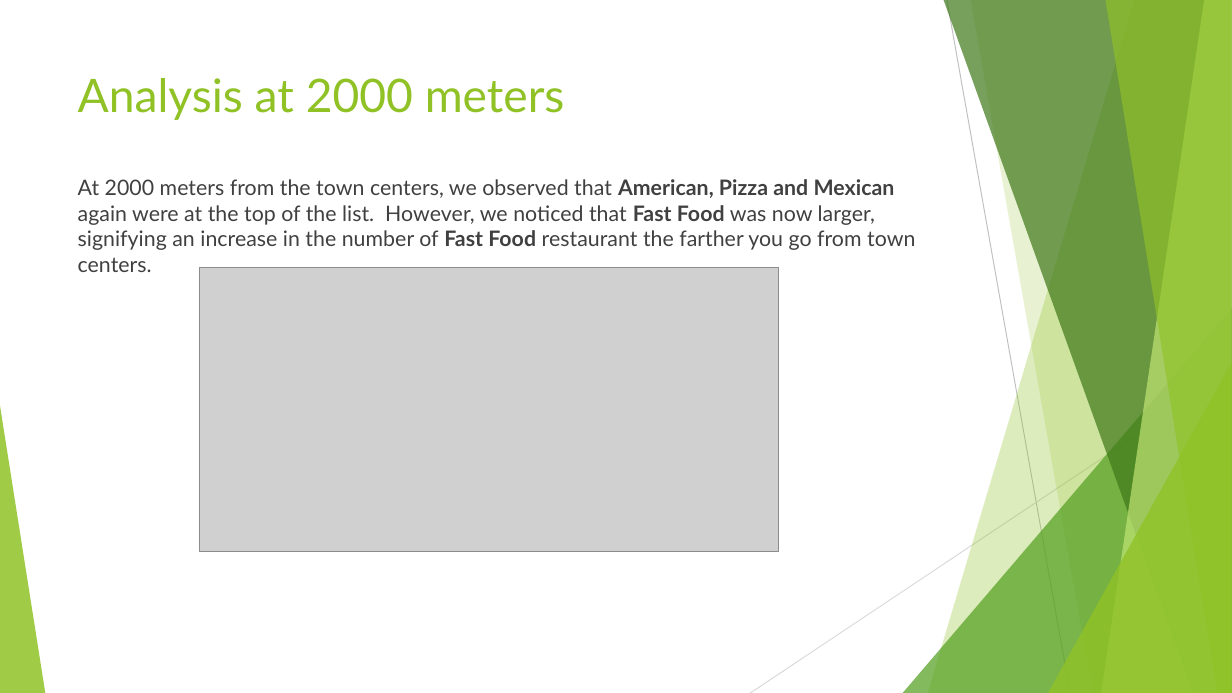
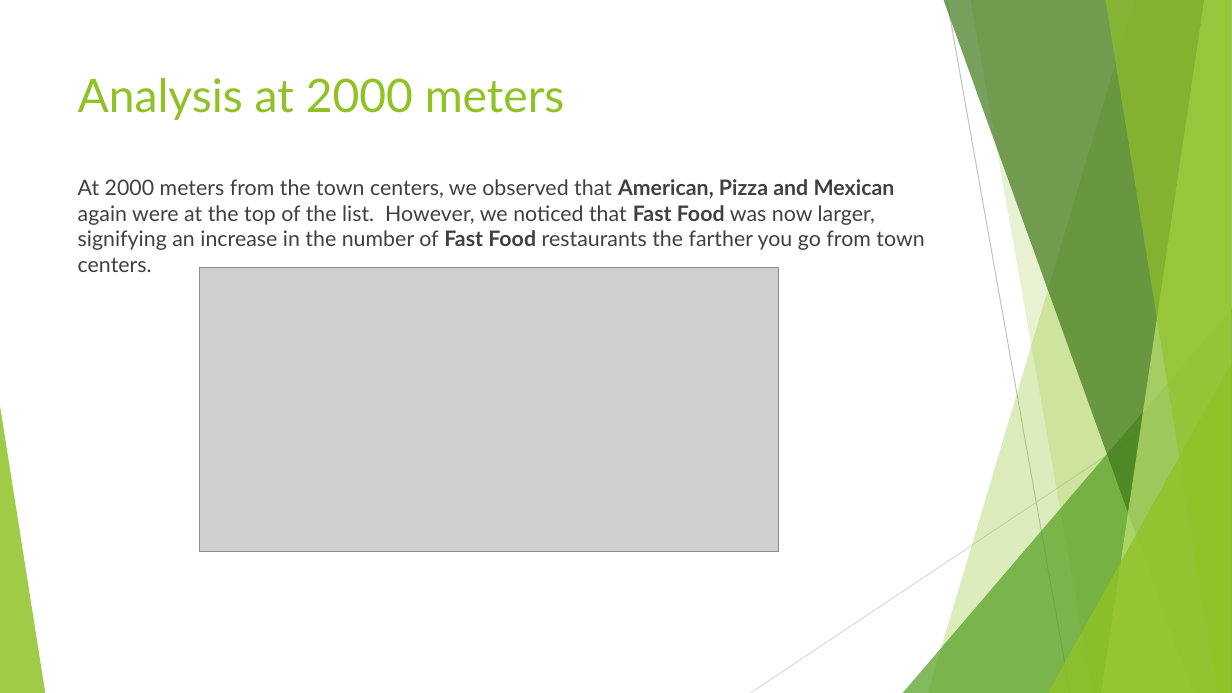
Before and after one commit to jesivak/Capstone, a slide deck: slide 8 of Data Science Certification Capstone Atlanta Suburb Study.pptx. Drawn at 1232x693 pixels with LibreOffice and Linux fonts; fonts in the diff are those of the drawing; grey boxes stand for pictures. Boxes give left, top, right and bottom in pixels: in the first picture for what was removed or moved away, otherwise in the second. Text is boxed around its words. In the diff, an @@ line names an element or a change of style, - is before the commit and + after.

```diff
--- a/Data Science Certification Capstone Atlanta Suburb Study.pptx
+++ b/Data Science Certification Capstone Atlanta Suburb Study.pptx
@@ text at [78,179,924,272]: text changed @@
-At 2000 meters from the town centers, we observed that American, Pizza and Mexican again were at the top of the list. However, we noticed that Fast Food was now larger, signifying an increase in the number of Fast Food restaurant the farther you go from town centers.
+At 2000 meters from the town centers, we observed that American, Pizza and Mexican again were at the top of the list. However, we noticed that Fast Food was now larger, signifying an increase in the number of Fast Food restaurants the farther you go from town centers.
```
Also in this commit, not shown: 3 other slides changed.
